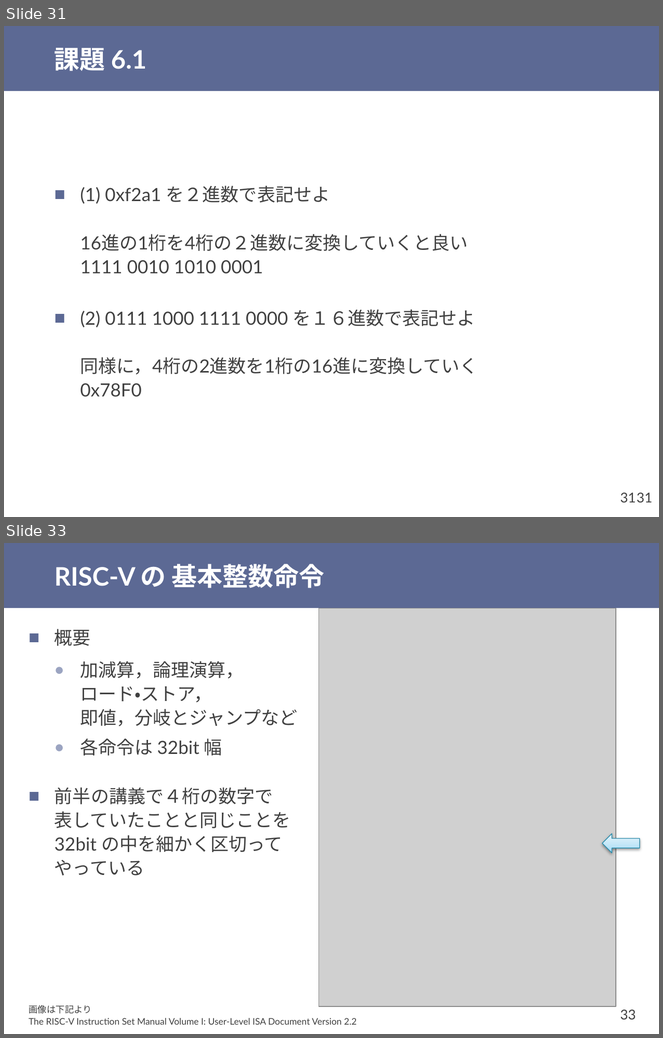
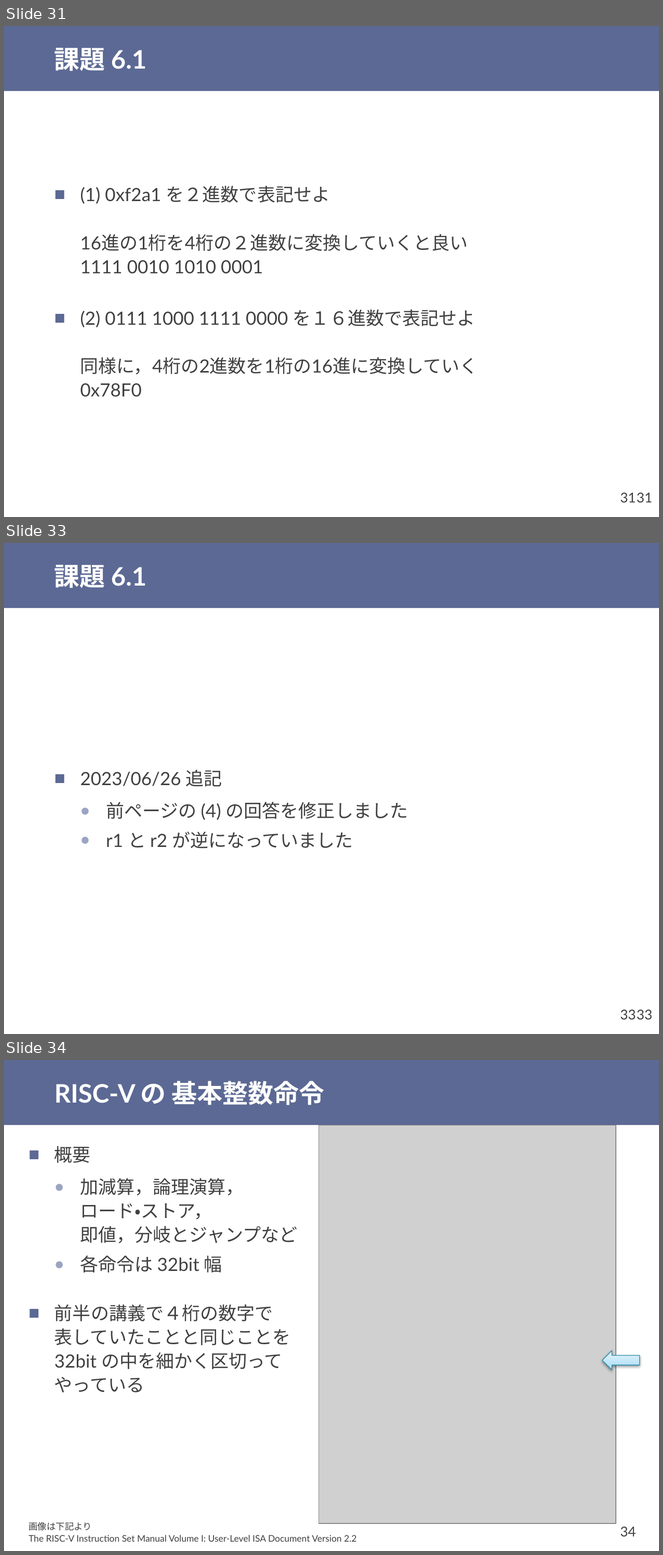
Before and after one commit to shioyadan/otya-computer-architecture-i, a slide deck: cai-shioya-07.pptx. Shown one above the other, each under a label of ours: slides 31 and 33 before the commit, slides 31, 33 and 34 after it; the slides between them are not shown. The pictures are 663x1038 and 663x1555 pixels, drawn with LibreOffice and Linux fonts; fonts in the diff are those of the drawing; grey boxes stand for pictures. Boxes give left, top, right and bottom in pixels: in the first picture for what was removed or moved away, otherwise in the second. Text is boxed around its words. In the diff, an @@ line names an element or a change of style, - is before the commit and + after.

Commit message:
９回目を更新，７回目を修正

```diff
--- a/cai-shioya-07.pptx
+++ b/cai-shioya-07.pptx
@@ slide 33 added at bbox=[4, 543, 659, 1034], background #FFFFFF; not listed: 2 template elements that a slide beside it also shows @@
@@ title added at bbox=[54, 565, 146, 588], 28 pt, text #FFFFFF, bold @@
+課題 6.1
@@ text added at bbox=[80, 770, 409, 848], 20 pt, text #404040 @@
+■ 2023/06/26 追記
+  ● 前ページの (4) の回答を修正しました
+  ● r1 と r2 が逆になっていました
@@ page number added at bbox=[620, 1010, 636, 1020], 15 pt, text #404040 @@
+33
@@ what was slide 33 is now slide 34 @@
@@ page number at bbox=[620, 1527, 636, 1537]: text changed @@
-33
+34
```
Also in this commit, not shown: 1 slide changed, 4 other files.
